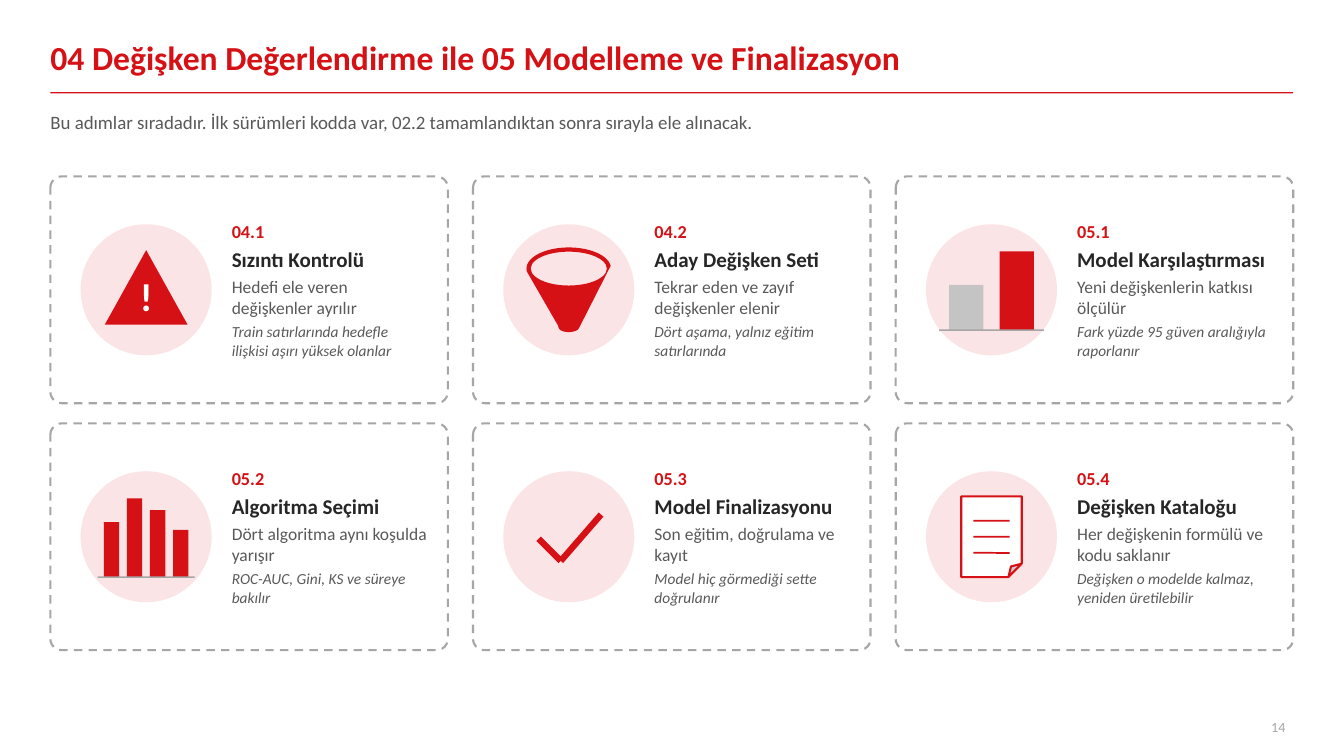
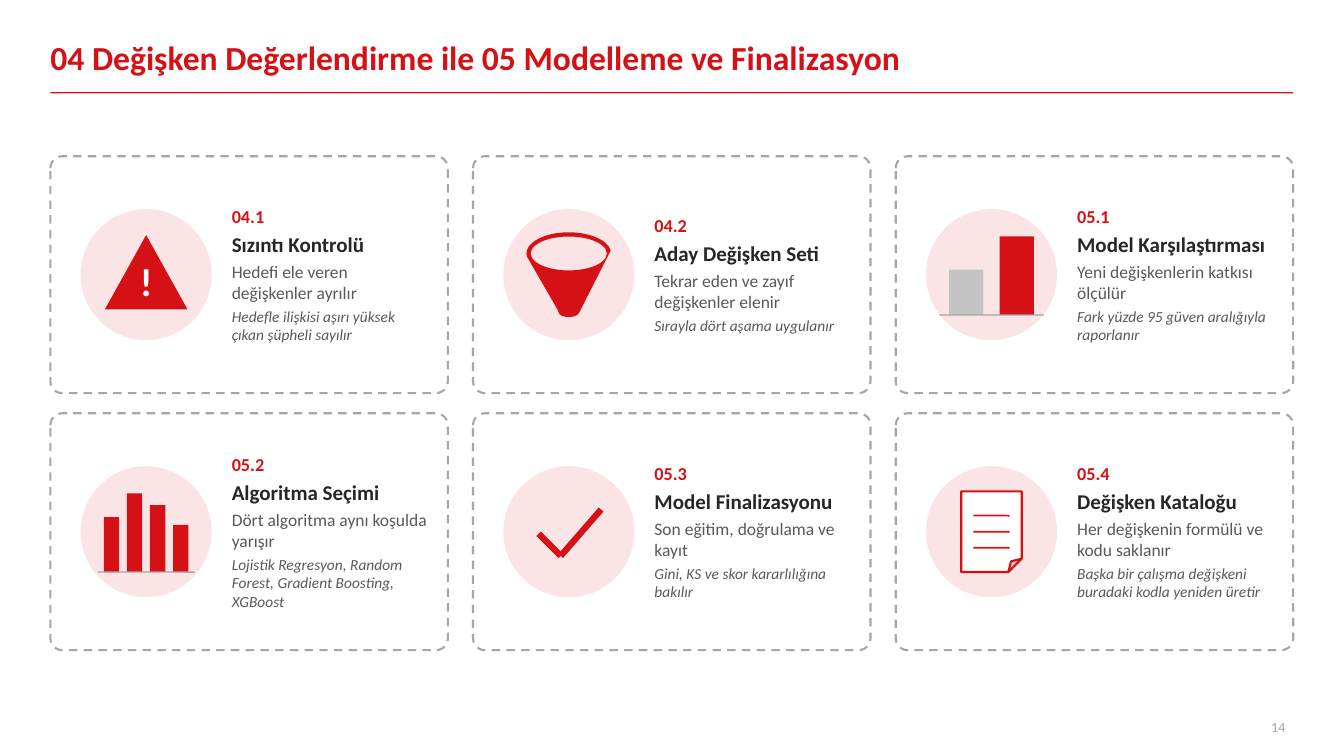
Before and after one commit to canmergen/amp, a slide deck: slide 14 of analitik_modelleme_platformu_GUNCEL/sunum/Platform_Sunum_Sade.pptx. Drawn at 1344x756 pixels with LibreOffice and Linux fonts; fonts in the diff are those of the drawing. Boxes give left, top, right and bottom in pixels: in the first picture for what was removed or moved away, otherwise in the second. Text is boxed around its words. In the diff, an @@ line names an element or a change of style, - is before the commit and + after.

```diff
--- a/analitik_modelleme_platformu_GUNCEL/sunum/Platform_Sunum_Sade.pptx
+++ b/analitik_modelleme_platformu_GUNCEL/sunum/Platform_Sunum_Sade.pptx
@@ text removed at <box>50,114,752,132</box> @@
-Bu adımlar sıradadır. İlk sürümleri kodda var, 02.2 tamamlandıktan sonra sırayla ele alınacak.
@@ rounded rectangle: place and size @@
-rounded rectangle at <box>50,176,448,403</box>
+rounded rectangle at <box>50,156,448,393</box>
@@ text "04.1": place and size @@
-text "04.1" at <box>232,226,391,359</box>
+text "04.1" at <box>232,211,395,343</box>
@@ rounded rectangle: place and size @@
-rounded rectangle at <box>473,176,870,403</box>
+rounded rectangle at <box>473,156,870,393</box>
@@ rounded rectangle: place and size @@
-rounded rectangle at <box>896,176,1294,403</box>
+rounded rectangle at <box>896,156,1294,393</box>
@@ text "05.1": place and size @@
-text "05.1" at <box>1077,226,1266,359</box>
+text "05.1" at <box>1077,211,1266,343</box>
@@ 3 ellipses, 2 rectangles, 1 triangle, 1 funnel, 1 line, 1 text: place and size @@
-3 ellipses, 2 rectangles, 1 triangle, 1 funnel, 1 line, 1 text at <box>81,225,1058,356</box>
+3 ellipses, 2 rectangles, 1 triangle, 1 funnel, 1 line, 1 text at <box>81,210,1058,341</box>
@@ text at <box>232,311,395,343</box>: text changed @@
-Train satırlarında hedefle ilişkisi aşırı yüksek olanlar
+Hedefle ilişkisi aşırı yüksek çıkan şüpheli sayılır
@@ text at <box>654,320,834,334</box>: text changed @@
-Dört aşama, yalnız eğitim satırlarında
+Sırayla dört aşama uygulanır
@@ rounded rectangle: place and size @@
-rounded rectangle at <box>50,423,448,650</box>
+rounded rectangle at <box>50,413,448,650</box>
@@ rounded rectangle: place and size @@
-rounded rectangle at <box>473,423,870,650</box>
+rounded rectangle at <box>473,413,870,650</box>
@@ rounded rectangle: place and size @@
-rounded rectangle at <box>896,423,1294,650</box>
+rounded rectangle at <box>896,413,1294,650</box>
@@ text "05.2": place and size @@
-text "05.2" at <box>232,473,427,603</box>
+text "05.2" at <box>232,459,427,607</box>
@@ 6 lines, 4 rectangles, 3 ellipses, 1 folded corner: place and size @@
-6 lines, 4 rectangles, 3 ellipses, 1 folded corner at <box>81,471,1058,602</box>
+6 lines, 4 rectangles, 3 ellipses, 1 folded corner at <box>81,466,1058,597</box>
@@ text at <box>232,559,402,607</box>: text changed @@
-ROC-AUC, Gini, KS ve süreye bakılır
+Lojistik Regresyon, Random Forest, Gradient Boosting, XGBoost
@@ text at <box>654,568,826,597</box>: text changed @@
-Model hiç görmediği sette doğrulanır
+Gini, KS ve skor kararlılığına bakılır
@@ text at <box>1077,568,1260,600</box>: text changed @@
-Değişken o modelde kalmaz, yeniden üretilebilir
+Başka bir çalışma değişkeni buradaki kodla yeniden üretir
```
Also in this commit, not shown: 13 other slides changed, 1 other file.
